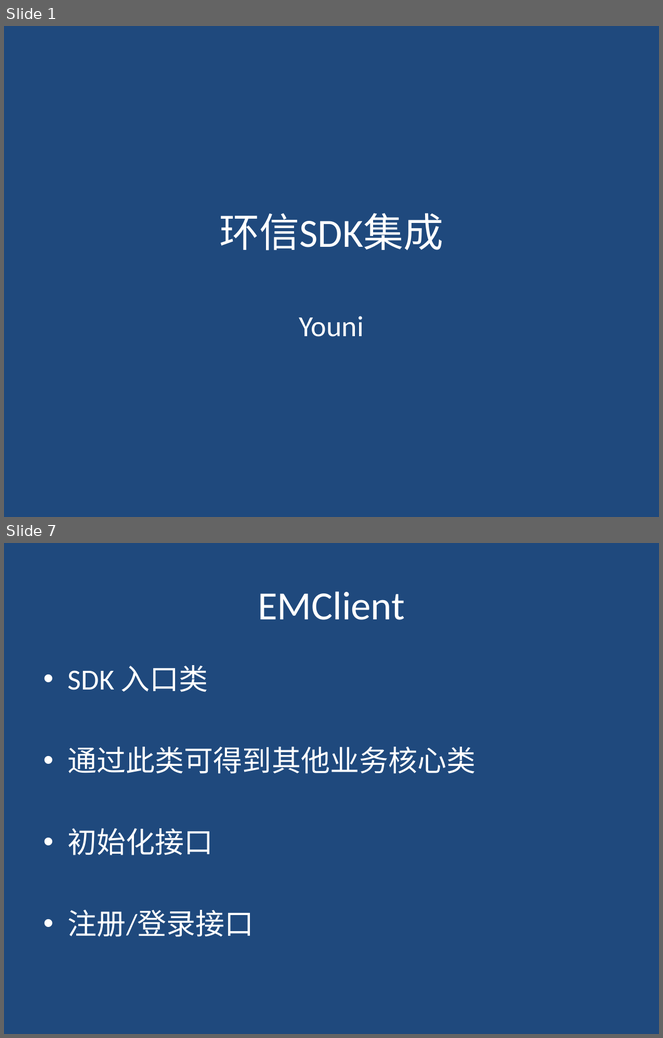
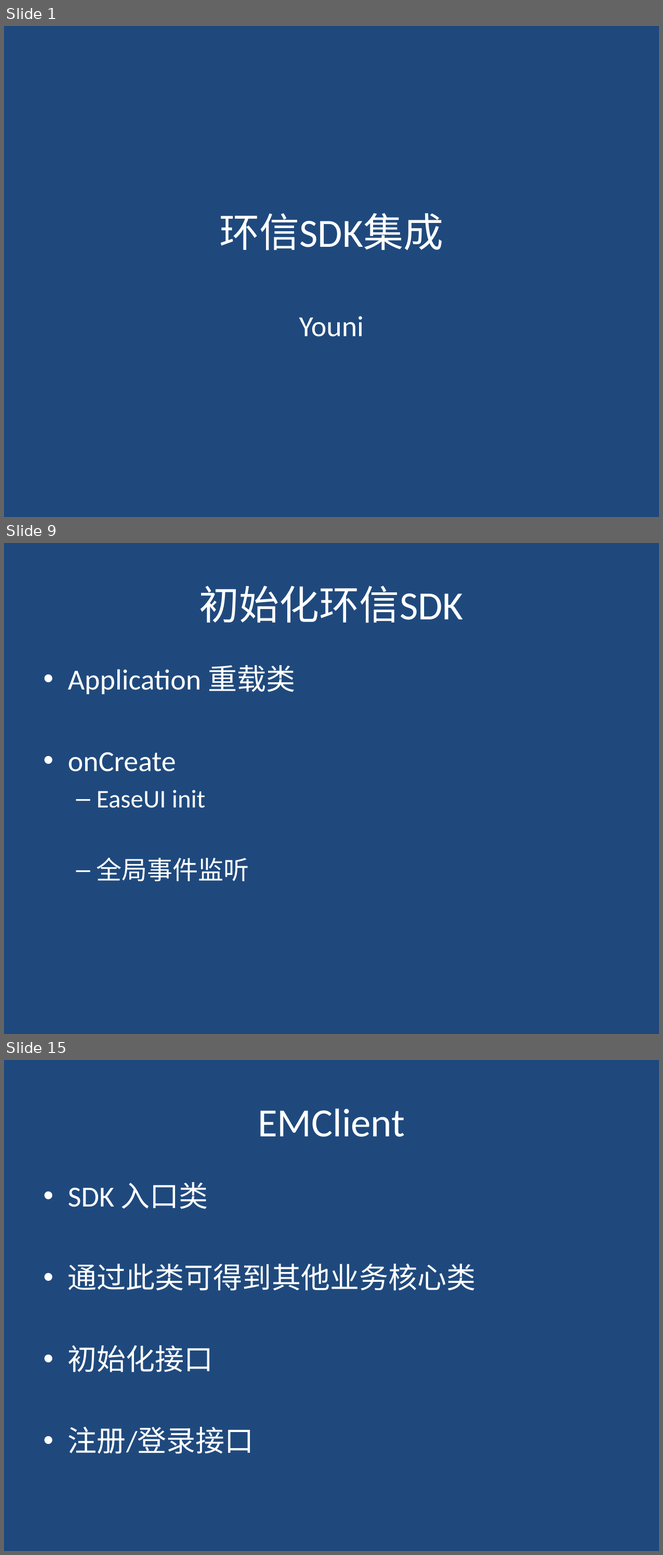
Before and after one commit to youniworld/easemobintegration, a slide deck: easemob_sdk_integration.pptx. Shown one above the other, each under a label of ours: slides 1 and 7 before the commit, slides 1, 9 and 15 after it; the slides between them are not shown. The pictures are 663x1038 and 663x1555 pixels, drawn with LibreOffice and Linux fonts; fonts in the diff are those of the drawing. Boxes give left, top, right and bottom in pixels: in the first picture for what was removed or moved away, otherwise in the second. Text is boxed around its words. In the diff, an @@ line names an element or a change of style, - is before the commit and + after.

```diff
--- a/easemob_sdk_integration.pptx
+++ b/easemob_sdk_integration.pptx
@@ slide 9 added at box(4, 543, 659, 1034), background #1F497D @@
@@ title added at box(200, 586, 464, 623), 44 pt, text #FFFFFF @@
+初始化环信SDK
@@ text added at box(68, 665, 295, 882), 32 pt, text #FFFFFF @@
+• Application 重载类
+• onCreate
+  – EaseUI init
+  – 全局事件监听
@@ what was slide 7 is now slide 15 @@
```
Also in this commit, not shown: 4 slides changed, 8 other slides added, 1 slide removed, 11 other files.
